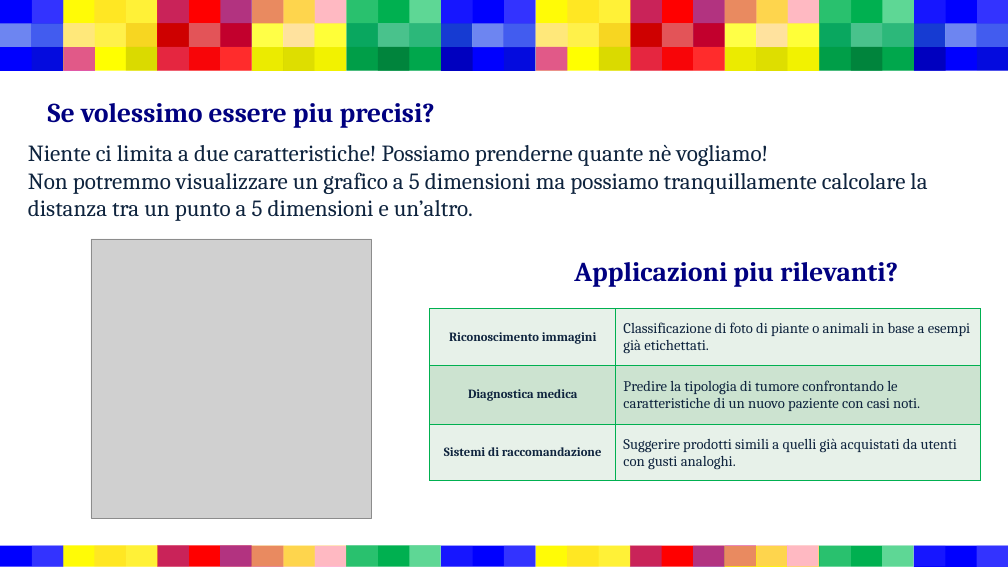
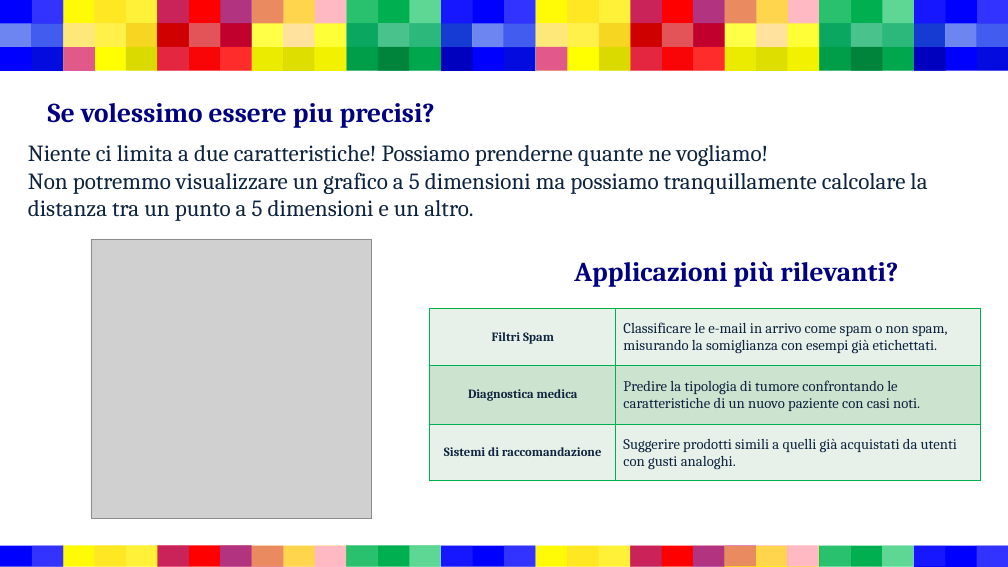
Before and after one commit to Biondi-Tommaso/knnVisualizer, a slide deck: slide 8 of Materiale_per_tutor/Presentazione.pptx (slide 7 before the commit). Drawn at 1008x567 pixels with LibreOffice and Linux fonts; fonts in the diff are those of the drawing; grey boxes stand for pictures. Boxes give left, top, right and bottom in pixels: in the first picture for what was removed or moved away, otherwise in the second. Text is boxed around its words. In the diff, an @@ line names an element or a change of style, - is before the commit and + after.

```diff
--- a/Materiale_per_tutor/Presentazione.pptx
+++ b/Materiale_per_tutor/Presentazione.pptx
@@ text at <box>28,145,927,221</box>: text changed @@
-Niente ci limita a due caratteristiche! Possiamo prenderne quante nè vogliamo!
-Non potremmo visualizzare un grafico a 5 dimensioni ma possiamo tranquillamente calcolare la distanza tra un punto a 5 dimensioni e un’altro.
+Niente ci limita a due caratteristiche! Possiamo prenderne quante ne vogliamo!
+Non potremmo visualizzare un grafico a 5 dimensioni ma possiamo tranquillamente calcolare la distanza tra un punto a 5 dimensioni e un altro.
@@ text at <box>574,261,898,287</box>: text changed @@
-Applicazioni piu rilevanti?
+Applicazioni più rilevanti?
@@ table at <box>430,309,982,481</box> @@
-row 1, column 1: Riconoscimento immagini
+row 1, column 1: Filtri Spam
-row 1, column 2: Classificazione di foto di piante o animali in base a esempi già etichettati.
+row 1, column 2: Classificare le e-mail in arrivo come spam o non spam, misurando la somiglianza con esempi già etichettati.
```
Also in this commit, not shown: 5 other slides changed, 2 slides added.
